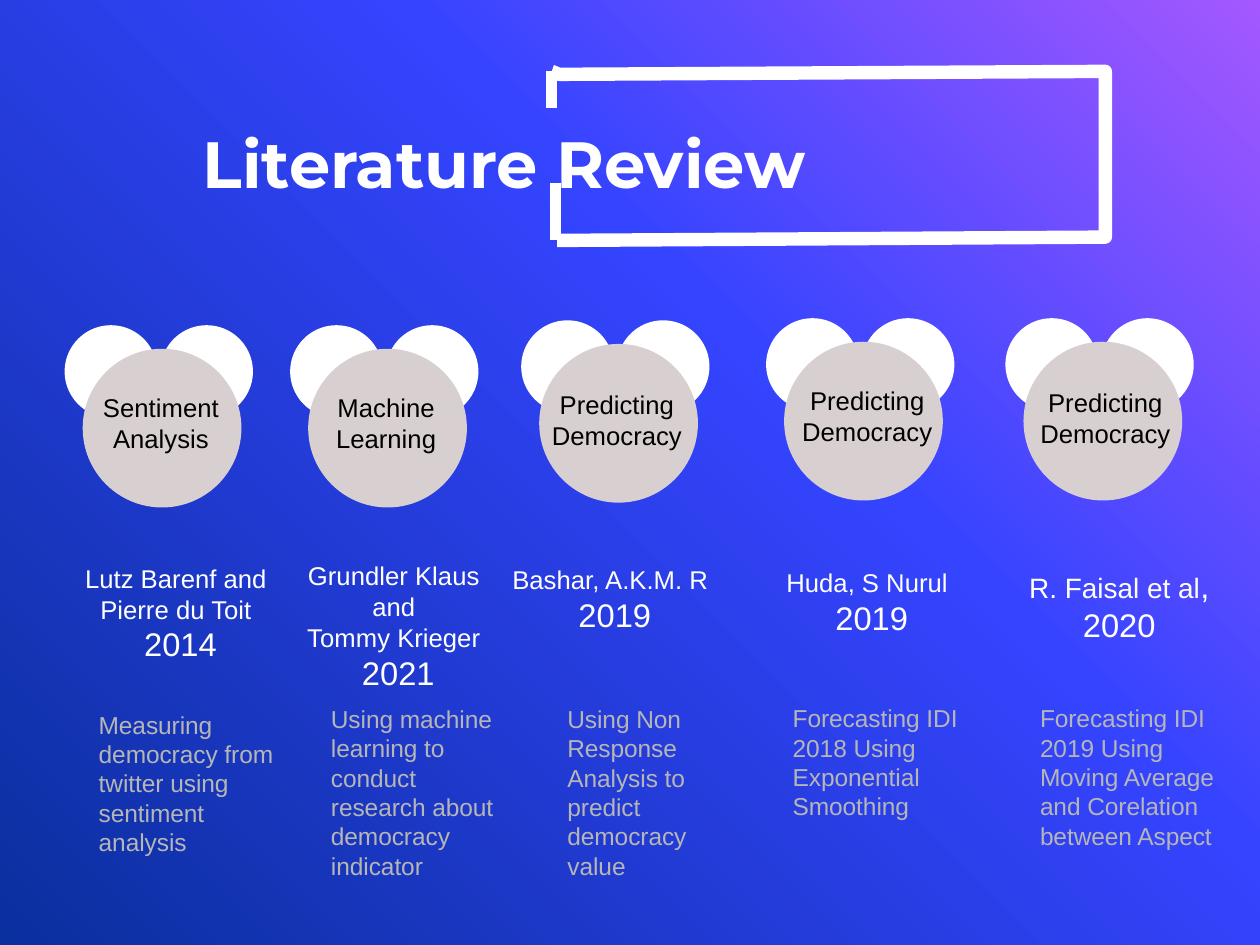
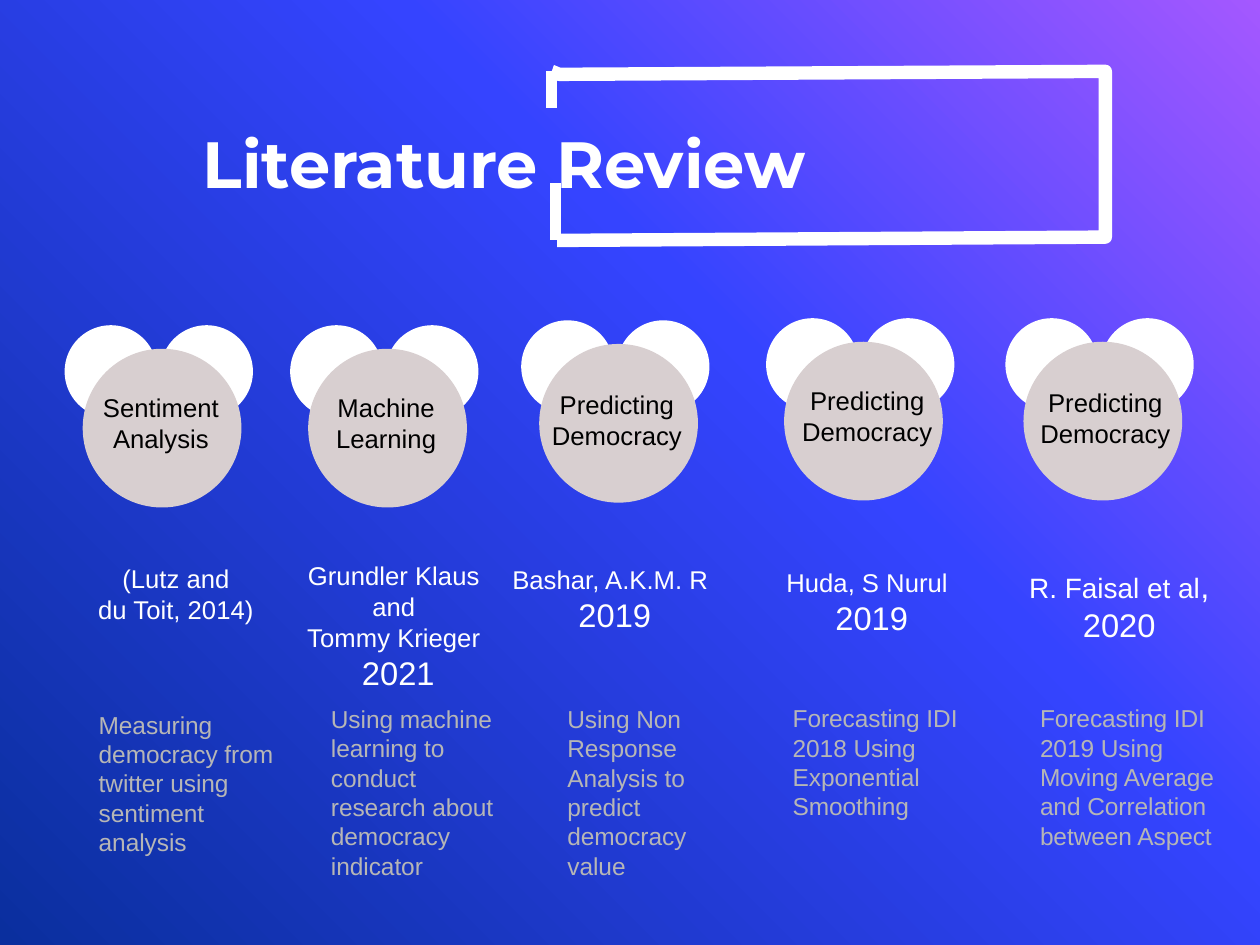
Before and after one commit to novanurviana/catatanbimbingan, a slide deck: slide 4 of bab 1.pptx. Drawn at 1260x945 pixels with LibreOffice and Linux fonts; fonts in the diff are those of the drawing; background and template pictures are left out. Boxes give left, top, right and bottom in pixels: in the first picture for what was removed or moved away, otherwise in the second. Text is boxed around its words. In the diff, an @@ line names an element or a change of style, - is before the commit and + after.

```diff
--- a/bab 1.pptx
+++ b/bab 1.pptx
@@ text at (98,569,254,625): text changed @@
-Lutz Barenf and
-Pierre du Toit
-2014
+(Lutz and
+du Toit, 2014)
@@ text at (1040,709,1214,850): text changed @@
-Forecasting IDI 2019 Using Moving Average and Corelation between Aspect
+Forecasting IDI 2019 Using Moving Average and Correlation between Aspect
```
Also in this commit, not shown: 3 other slides changed.
